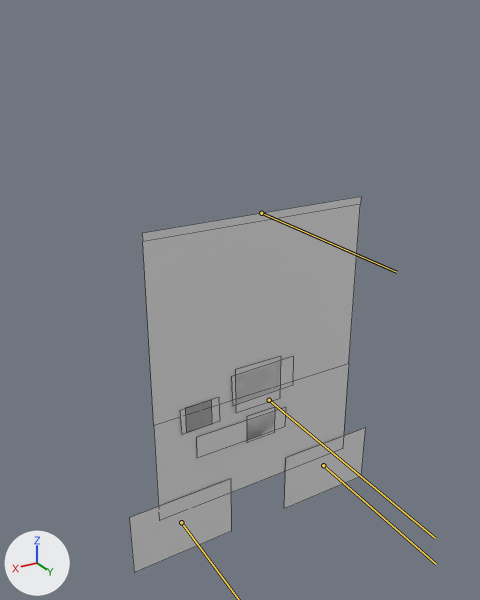
Renders of the Blender file Finger Guns/Assets/Art/Enemies/Beegman/Beegman.blend from each side of a commit.
Camera for both pictures: a 50 mm camera at (1.82, 2.81, 2.89) aimed at (0.09, -0.07, 1.45). Arrows for +X, +Y and +Z are at lower left; the lights stay in place. The bones that change are drawn over the model as lines. Mesh edges are drawn as thin lines.

In view in the first picture: 'Beegman'.
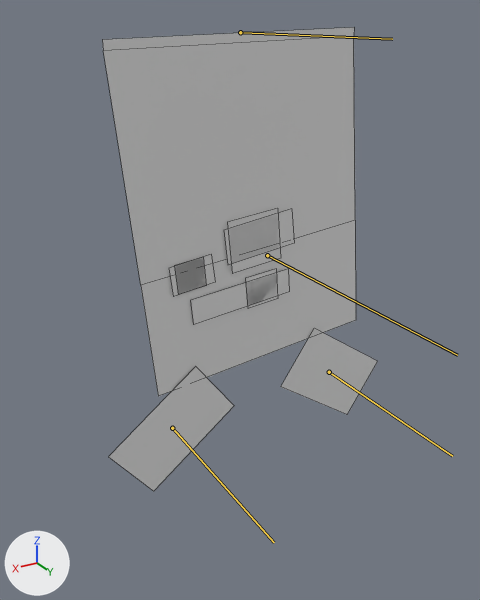
The newer file adds an action. The first version stands in its rest pose; the second is drawn at frame 44 of the action 'Big Stomp'.

Where the change shows, as pixel boxes [x1, y1, x2, y2] in the pictures (480 x 600 px):
'Beegman', posed (17% wider, 24% taller)
    before: [130, 197, 365, 572]
    after: [102, 27, 378, 491]
bone 'Foot.L', root to tip
    before: (323, 465) to (436, 564)
    after: (329, 372) to (452, 456)
bone 'Body', root to tip
    before: (269, 400) to (435, 538)
    after: (267, 255) to (457, 355)
bone 'Head_Top', root to tip
    before: (261, 213) to (396, 272)
    after: (240, 32) to (392, 39)

The change, as a list of edits to the scene's bpy script:
```text
Change bone_foot_r:
    where bone_foot_r = bpy.data.objects['Rig_Beegman'].pose.bones['Foot.R']  # child of 'Main Mover'
    bone_foot_r.location: (0.0, 0.0, 0.0) -> (0.031, 0.0, 0.671)
    bone_foot_r.rotation_quaternion: (1.0, 0.0, 0.0, 0.0) -> (0.989, 0.0, 0.326, 0.0)  # degrees (0, 0, 0) -> degrees (0, 37, 0)
Change bone_foot_l:
    where bone_foot_l = bpy.data.objects['Rig_Beegman'].pose.bones['Foot.L']  # child of 'Main Mover'
    bone_foot_l.location: (0.0, 0.0, 0.0) -> (0.0, 0.0, 0.709)
    bone_foot_l.rotation_quaternion: (1.0, 0.0, 0.0, 0.0) -> (1.0, 0.0, -0.312, 0.0)  # degrees (0, 0, 0) -> degrees (0, -35, 0)
Change bone_body:
    where bone_body = bpy.data.objects['Rig_Beegman'].pose.bones['Body']  # child of 'Main Mover'
    bone_body.location: (0.0, 0.0, 0.0) -> (0.026, 0.0, 0.873)
    bone_body.rotation_quaternion: (1.0, 0.0, 0.0, 0.0) -> (0.999, 0.0, 0.046, 0.0)  # degrees (0, 0, 0) -> degrees (0, 5, 0)
Change bone_head_top:
    where bone_head_top = bpy.data.objects['Rig_Beegman'].pose.bones['Head_Top']  # child of 'Body'
    bone_head_top.rotation_quaternion: (1.0, 0.0, 0.0, 0.0) -> (0.995, 0.0, -0.066, 0.0)  # degrees (0, 0, 0) -> degrees (0, -8, 0)
```
